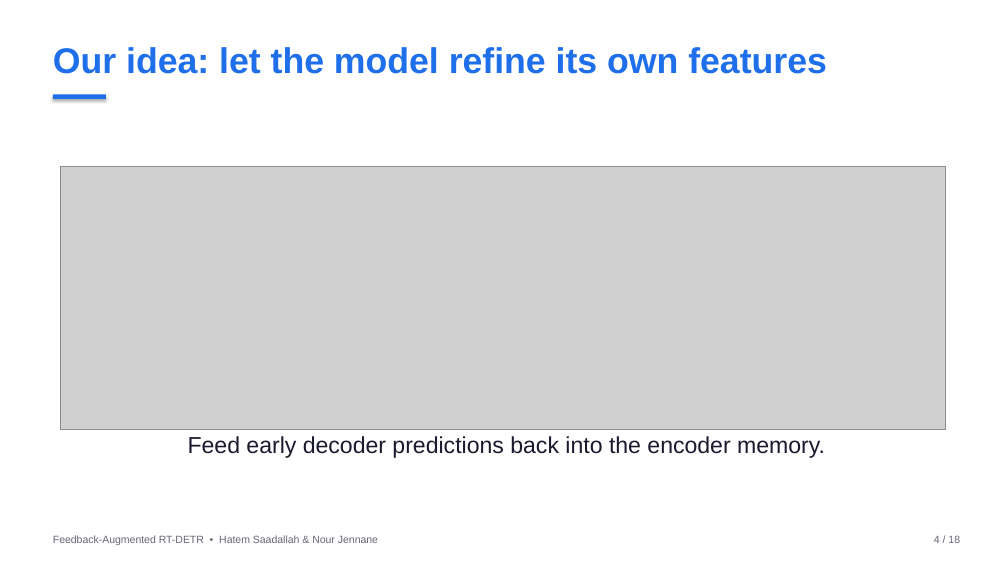
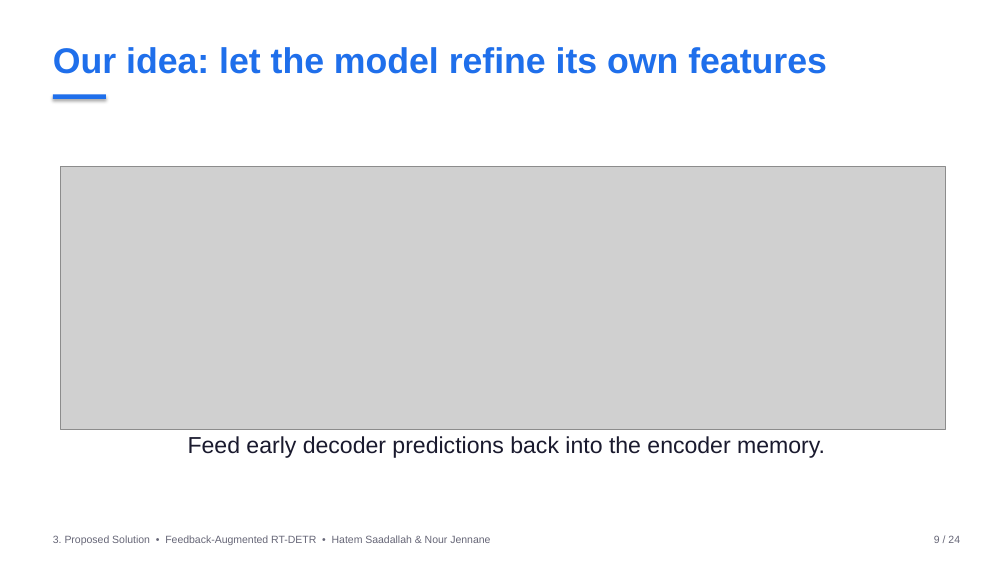
Before and after one commit to HatemSaadallah/feedback-augmented-rtdetr, a slide deck: slide 9 of presentation/feedback_rtdetr_presentation.pptx (slide 4 before the commit). Drawn at 1008x567 pixels with LibreOffice and Linux fonts; fonts in the diff are those of the drawing; grey boxes stand for pictures. Boxes give left, top, right and bottom in pixels: in the first picture for what was removed or moved away, otherwise in the second. Text is boxed around its words. In the diff, an @@ line names an element or a change of style, - is before the commit and + after.

```diff
--- a/presentation/feedback_rtdetr_presentation.pptx
+++ b/presentation/feedback_rtdetr_presentation.pptx
@@ text at (53,535,490,545): text changed @@
-Feedback-Augmented RT-DETR • Hatem Saadallah & Nour Jennane
+3. Proposed Solution • Feedback-Augmented RT-DETR • Hatem Saadallah & Nour Jennane
@@ text at (934,535,960,543): text changed @@
-4 / 18
+9 / 24
```
Also in this commit, not shown: 11 other slides changed, 10 slides added, 4 slides removed, 5 other files.
